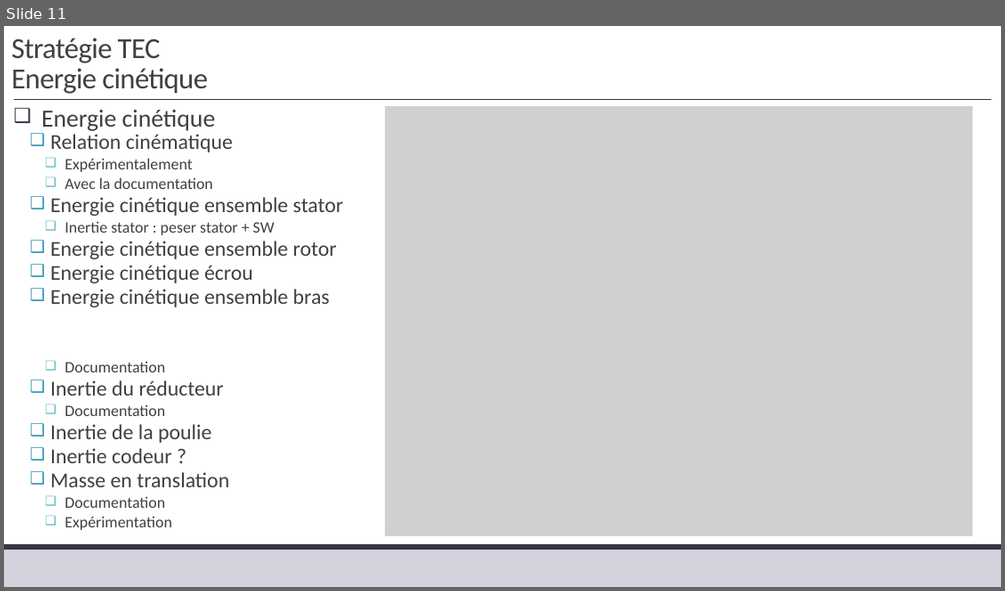
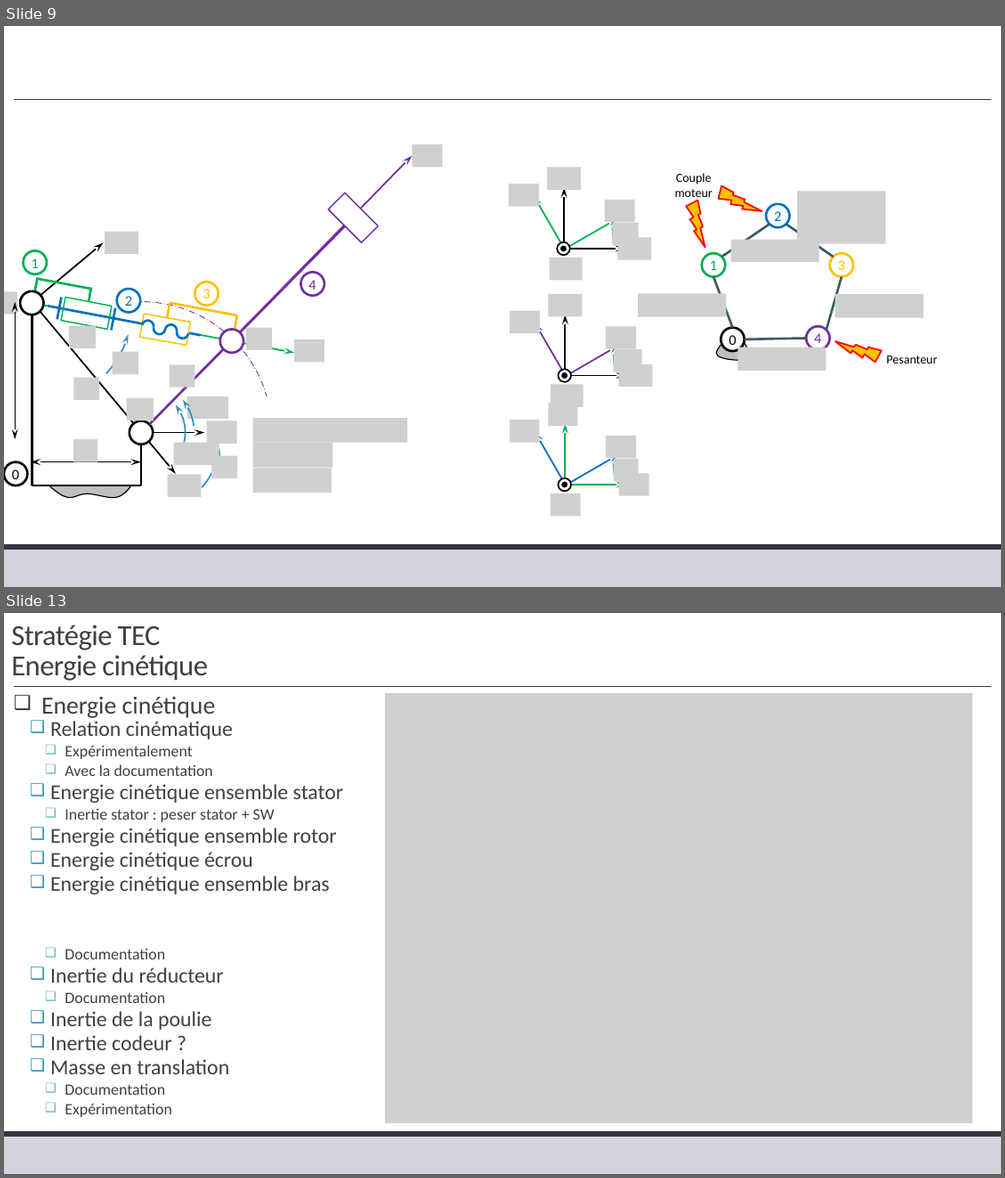
Before and after one commit to xpessoles/TP_Corriges, a slide deck: 11_MaxPID/11_MaxPID_Corrige.pptx. Shown one above the other, each under a label of ours: slide 11 before the commit, slides 9 and 13 after it; the slides between them are not shown. The pictures are 1005x591 and 1005x1178 pixels, drawn with LibreOffice and Linux fonts; fonts in the diff are those of the drawing; grey boxes stand for pictures; background and template pictures are left out. Boxes give left, top, right and bottom in pixels: in the first picture for what was removed or moved away, otherwise in the second. Text is boxed around its words. In the diff, an @@ line names an element or a change of style, - is before the commit and + after.

```diff
--- a/11_MaxPID/11_MaxPID_Corrige.pptx
+++ b/11_MaxPID/11_MaxPID_Corrige.pptx
@@ slide 9 added at (4,26,1001,587), background #FFFFFF; not listed: 3 template elements that a slide beside it also shows @@
@@ text added at (675,173,712,200), 12 pt, text #000000 @@
+Couple moteur
@@ lightning bolt added at (713,176,761,227), fill #FFC000, outline #FF0000 1.5 pt @@
@@ arc (boxed as its full ellipse) added at (4,203,133,408), outline #3494BA 1.5 pt @@
@@ lightning bolt added at (679,198,713,247), fill #FFC000, outline #FF0000 1.5 pt @@
@@ ellipse added at (766,204,789,227), fill #FFFFFF, outline #0070C0 2.25 pt, 14 pt, text #0070C0 @@
+2
@@ picture added at (797,192,886,244) @@
@@ line added from (769, 224) to (722, 257), #3A5B63 2.25 pt @@
@@ picture added at (731,239,819,262) @@
@@ line added from (833, 257) to (786, 224), #3A5B63 2.25 pt @@
@@ group added at (509,168,652,304): 6 pictures, 4 arrows, 2 ellipses, 1 arc (boxed as its full ellipse) @@
@@ ellipse added at (702,253,725,276), fill #FFFFFF, outline #00B050 2.25 pt, 14 pt, text #00B050 @@
+1
@@ ellipse added at (830,253,853,276), fill #FFFFFF, outline #FFC000 2.25 pt, 14 pt, text #FFC000 @@
+3
@@ line added from (732, 328) to (713, 276), #3A5B63 2.25 pt @@
@@ line added from (826, 329) to (841, 276), #3A5B63 2.25 pt @@
@@ picture added at (638,294,727,317) @@
@@ picture added at (835,294,923,317) @@
@@ freeform shape added at (717,334,750,361), fill #BFBFBF, outline #000000 1 pt @@
@@ ellipse added at (721,328,744,351), fill #FFFFFF, outline #000000 2.25 pt, 14 pt, text #000000 @@
+0
@@ line added from (744, 339) to (807, 338), #3A5B63 2.25 pt @@
@@ ellipse added at (807,327,830,350), fill #FFFFFF, outline #7030A0 2.25 pt, 14 pt, text #7030A0 @@
+4
@@ lightning bolt added at (835,335,882,367), fill #FFC000, outline #FF0000 1.5 pt @@
@@ picture added at (737,346,825,370) @@
@@ text added at (886,355,937,363), 12 pt, text #000000 @@
+Pesanteur
@@ group added at (4,144,443,564): 19 pictures, 14 lines, 8 arc (boxed as its full ellipse)s, 8 ellipses, 5 arrows, 3 rectangles, 2 double arrows, 1 freeform shape @@
+0
+1
+2
+3
+4
@@ group added at (510,294,652,431): 6 pictures, 4 arrows, 2 ellipses, 1 arc (boxed as its full ellipse) @@
@@ group added at (510,402,649,540): 6 pictures, 4 arrows, 2 ellipses, 1 arc (boxed as its full ellipse) @@
@@ what was slide 11 is now slide 13 @@
```
Also in this commit, not shown: 3 slides changed, 1 other slide added, 2 other files.
